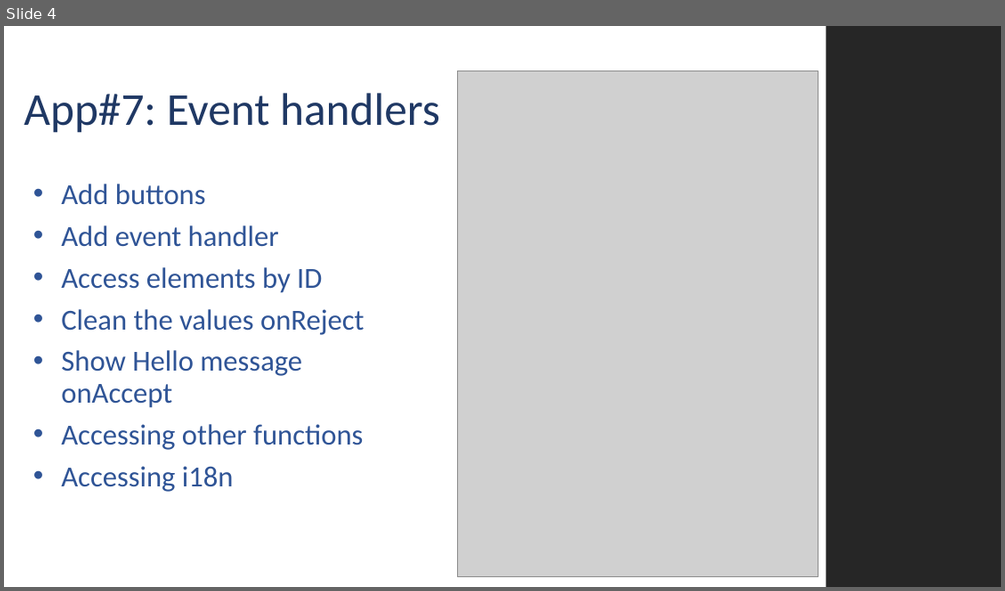
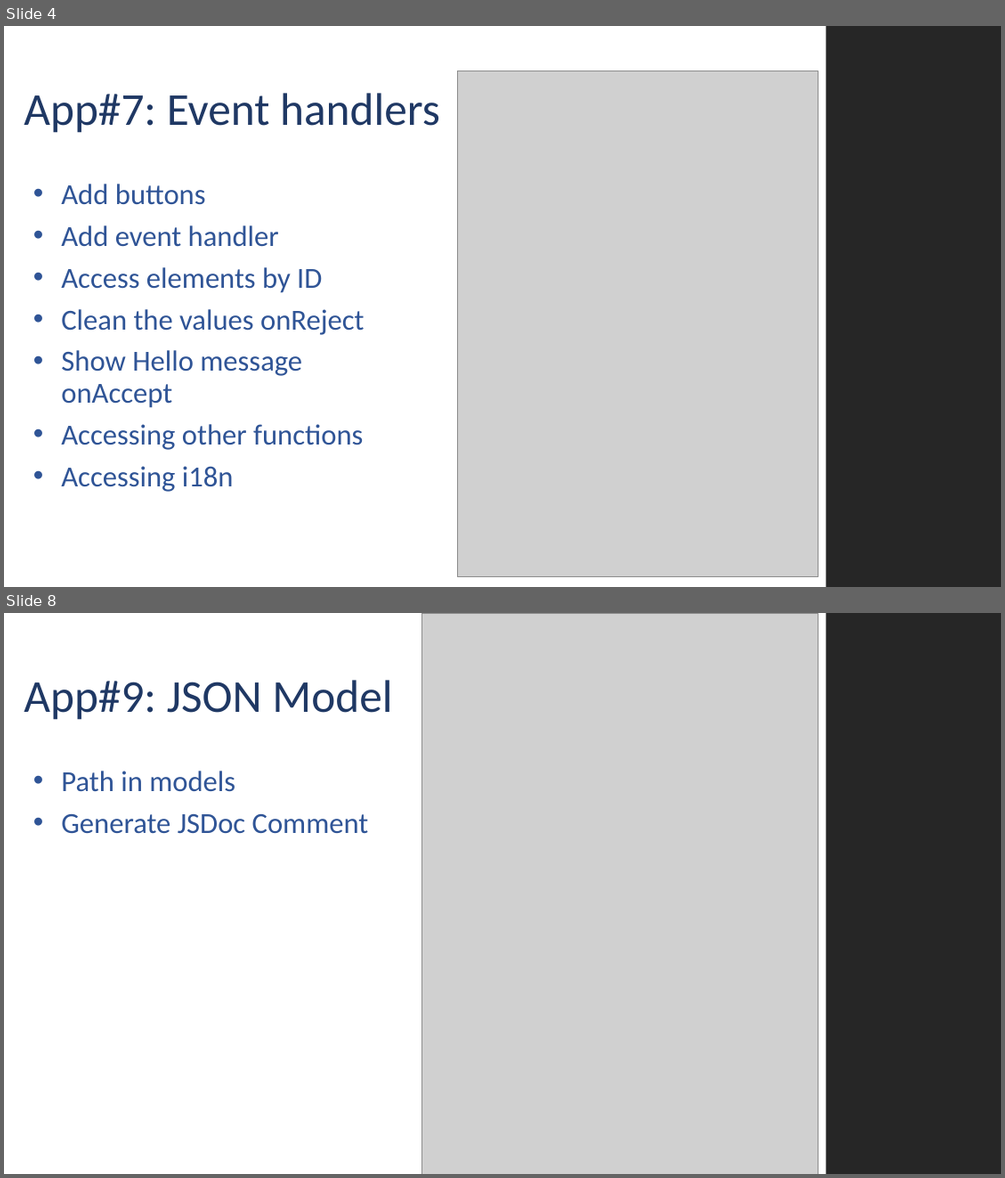
Before and after one commit to MJZSoft/OpenUI5Tutorial, a slide deck: Presentations/UI5_003.pptx. Shown one above the other, each under a label of ours: slide 4 before the commit, slides 4 and 8 after it; the slides between them are not shown. The pictures are 1005x591 and 1005x1178 pixels, drawn with LibreOffice and Linux fonts; fonts in the diff are those of the drawing; grey boxes stand for pictures; background and template pictures are left out. Boxes give left, top, right and bottom in pixels: in the first picture for what was removed or moved away, otherwise in the second. Text is boxed around its words. In the diff, an @@ line names an element or a change of style, - is before the commit and + after.

```diff
--- a/Presentations/UI5_003.pptx
+++ b/Presentations/UI5_003.pptx
@@ slide 8 added at (4,613,1001,1174), background #FFFFFF; not listed: 1 template element that a slide beside it also shows @@
@@ picture added at (422,613,817,1174) @@
@@ title added at (24,680,392,720), 44 pt, text #1F3864 @@
+App#9: JSON Model
@@ text added at (61,771,369,834), 28 pt, text #2F5496 @@
+• Path in models
+• Generate JSDoc Comment
```
Also in this commit, not shown: 1 slide changed, 2 other slides added, 30 other files.
